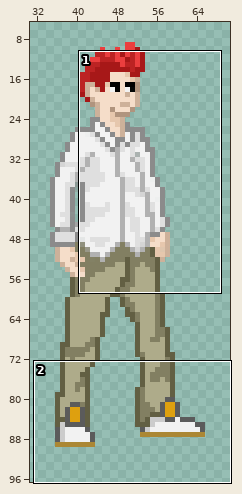
File history of a sprite sheet, sprites/spr_player_stand/10d26ae1-66ae-4771-9417-c6c68ee207ee.png. The picture above shows the old version from afar; the outline marks the close-up.
Close-up. Before:
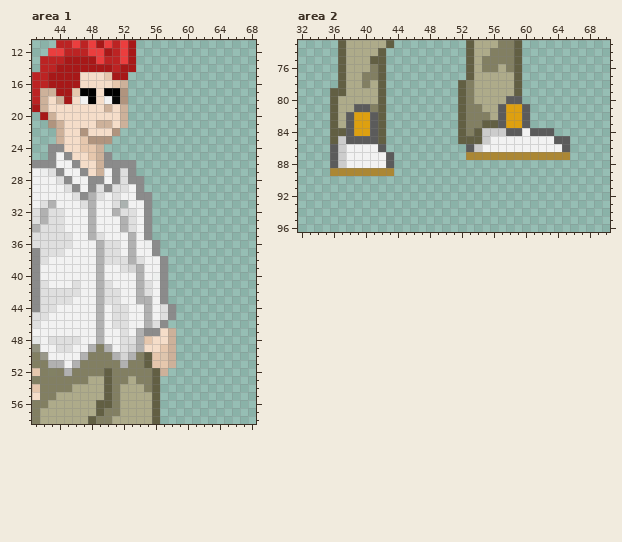
The file is 100x100 pixels. Pixels under 10% opacity are left out. Colours within 5 levels of each other are drawn and written as one. Shown: area 1: x 41..68, y 11..58; area 2: x 32..70, y 73..96. The wide view leaves out empty margins.
New version:
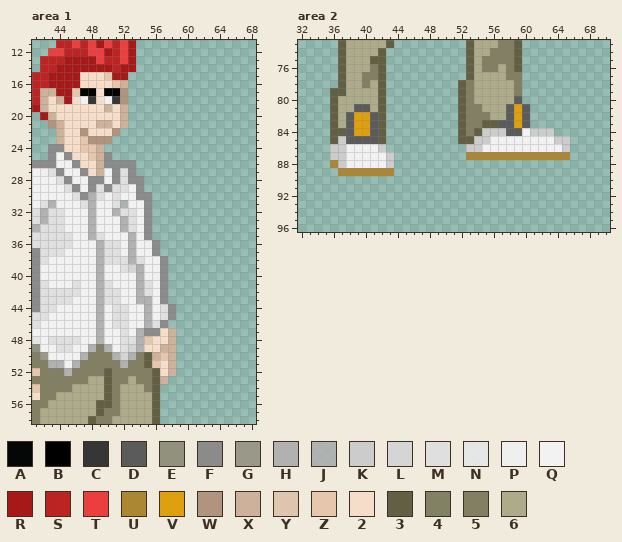
Palette (. is transparent): A #000000f6  B #000000  C #363636  D #5b5b5b  E #918f7cf2  F #8b8b8b  G #999889  H #b1b1b1  J #b2b2b2d1  K #cccccc  L #d5d5d5  M #dfdfdf  N #e9e9e9f2  P #f2f2f2f4  Q #f2f2f2  R #a71818  S #bc2323  T #eb3e3e  U #ab8734  V #dea00f  W #b0947e  X #cdb19a  Y #e6c7adea  Z #e6c7ad  2 #f5ddc9  3 #625f43  4 #827f62f7  5 #827f62  6 #aeab8a
From old to new:
Area 1:
The author changed colour X to colour 2 in row 52 at x 57.
The author changed colour Z to colour 2 in row 51 at x 57.
The author changed colour A to colour C in row 18 at x 51.
The author changed colour B to colour C in row 18 at x 48.
Colour X now appears in row 52 at x 58; in row 53 at x 57.
The author changed colour Z to colour X in row 49 at x 57; in row 50 at x 56.
The author changed colour Y to colour Z in row 50 at x 57.
Area 2:
The author changed colour 3 to colour 5 in rows 77 to 79 at x 59.
The author changed colour 6 to colour 5 in row 77 at x 58.
The author changed colour 5 to colour 6 in row 81 at x 41.
The author changed colour D to colour 6 in row 80 at x 58; in rows 81 to 82 at x 57.
The author changed colour V to colour D in rows 81 to 83 at x 58.
The author changed colour 3 to colour K in row 85 at x 54.
The author changed colour D to colour K in row 84 at x 61 to 63; in row 85 at x 64 to 65; in row 86 at x 36, 42, 53 and 65; in row 87 at x 36 and 43; in row 88 at x 43.
The author changed colour D to colour U in row 88 at x 36.
The author cleared colour U in row 89 at x 36.
Changed places in both close-ups, as pixel boxes (x1, y1, x2, y2):
changed: (88, 96, 120, 104)
changed: (152, 344, 176, 384)
changed: (466, 72, 570, 152)
changed: (370, 104, 378, 112)
changed: (330, 144, 338, 176)
changed: (378, 144, 394, 168)
